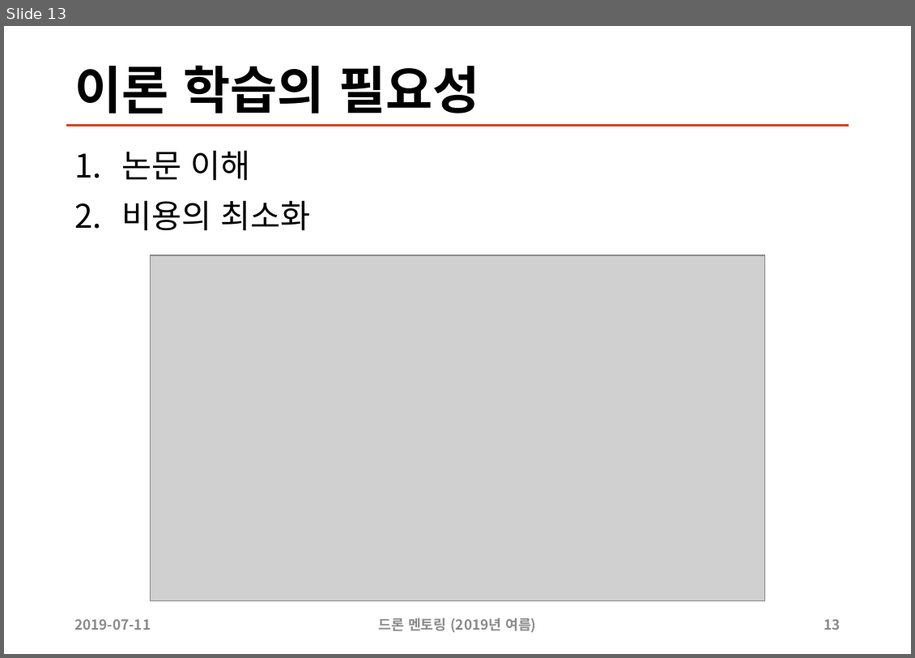
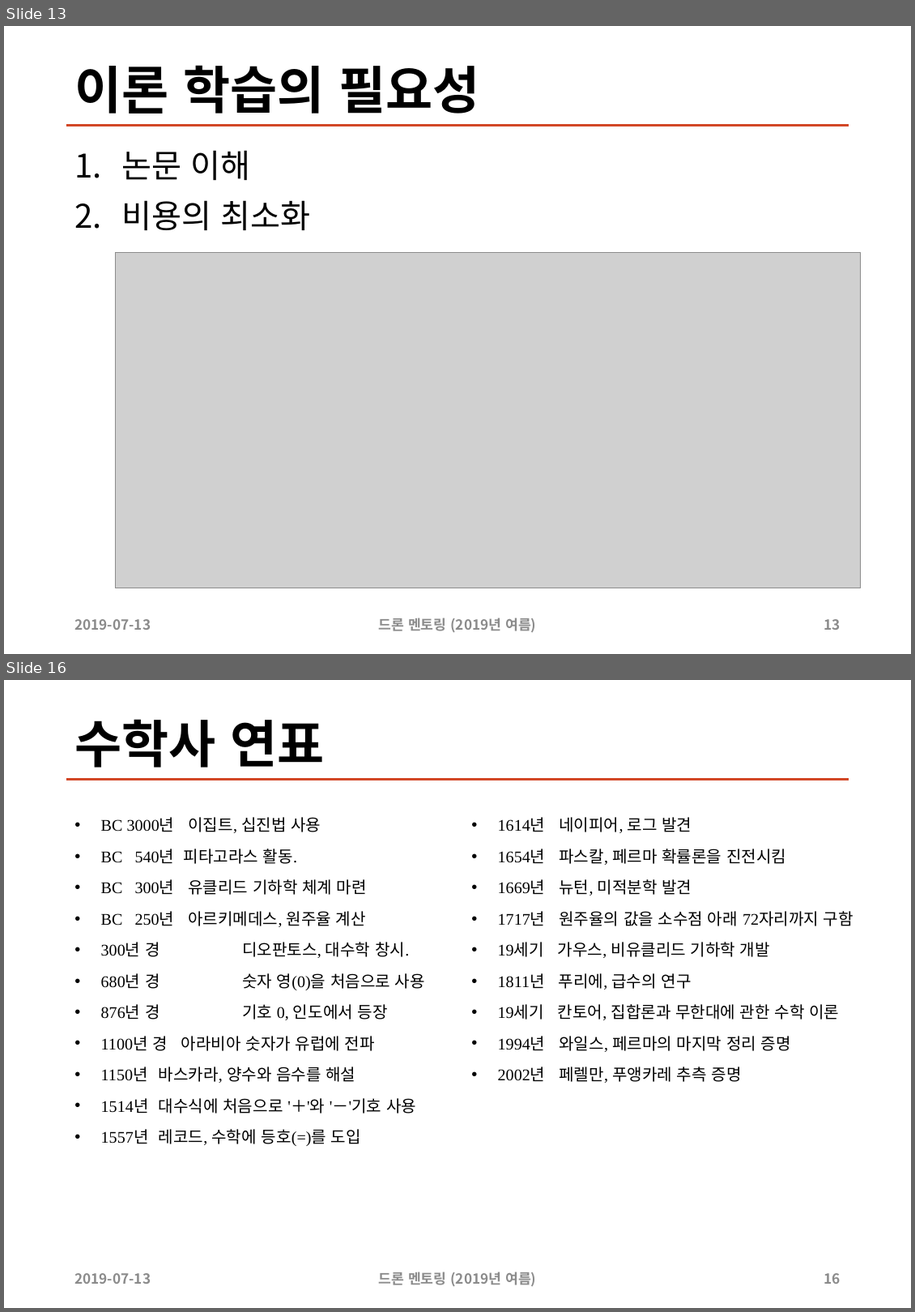
Before and after one commit to sunabove/drone_mentoring, a slide deck: 200 드론 멘토링 자율 비행 이론 V1.1.pptx. Shown one above the other, each under a label of ours: slide 13 before the commit, slides 13 and 16 after it; the slides between them are not shown. The pictures are 915x658 and 915x1312 pixels, drawn with LibreOffice and Linux fonts; fonts in the diff are those of the drawing; grey boxes stand for pictures. Boxes give left, top, right and bottom in pixels: in the first picture for what was removed or moved away, otherwise in the second. Text is boxed around its words. In the diff, an @@ line names an element or a change of style, - is before the commit and + after.

```diff
--- a/200 드론 멘토링 자율 비행 이론 V1.1.pptx
+++ b/200 드론 멘토링 자율 비행 이론 V1.1.pptx
@@ slide 16 added at (4, 680, 911, 1308), background #FFFFFF; not listed: 1 template element that a slide beside it also shows @@
@@ title added at (74, 719, 324, 767), 44 pt, text #000000, bold @@
+수학사 연표
@@ text added at (101, 817, 425, 1146), 14 pt, text #000000 @@
+• BC 3000년 이집트, 십진법 사용
+• BC 540년 피타고라스 활동.
+• BC 300년 유클리드 기하학 체계 마련
+• BC 250년 아르키메데스, 원주율 계산
+• 300년 경 디오판토스, 대수학 창시.
+• 680년 경 숫자 영(0)을 처음으로 사용
+• 876년 경 기호 0, 인도에서 등장
+• 1100년 경 아라비아 숫자가 유럽에 전파
+• 1150년 바스카라, 양수와 음수를 해설
+• 1514년 대수식에 처음으로 '＋'와 '－'기호 사용
+• 1557년 레코드, 수학에 등호(=)를 도입
@@ text added at (498, 817, 854, 1083), 14 pt, text #000000 @@
+• 1614년 네이피어, 로그 발견
+• 1654년 파스칼, 페르마 확률론을 진전시킴
+• 1669년 뉴턴, 미적분학 발견
+• 1717년 원주율의 값을 소수점 아래 72자리까지 구함
+• 19세기 가우스, 비유클리드 기하학 개발
+• 1811년 푸리에, 급수의 연구
+• 19세기 칸토어, 집합론과 무한대에 관한 수학 이론
+• 1994년 와일스, 페르마의 마지막 정리 증명
+• 2002년 페렐만, 푸앵카레 추측 증명
@@ text added at (74, 1273, 151, 1283), 12 pt, text #8C8C8C, bold @@
+2019-07-13
@@ text added at (379, 1271, 536, 1286), 12 pt, text #8C8C8C, bold @@
+드론 멘토링 (2019년 여름)
@@ page number added at (824, 1273, 840, 1283), 12 pt, text #8C8C8C, bold @@
+16
@@ slide 13 changed as well @@
@@ picture: place and size @@
-picture at (151, 255, 765, 600)
+picture at (116, 253, 861, 588)
@@ text at (74, 619, 151, 629): text changed @@
-2019-07-11
+2019-07-13
```
Also in this commit, not shown: 16 other slides changed, 13 other slides added, 52 other files.
